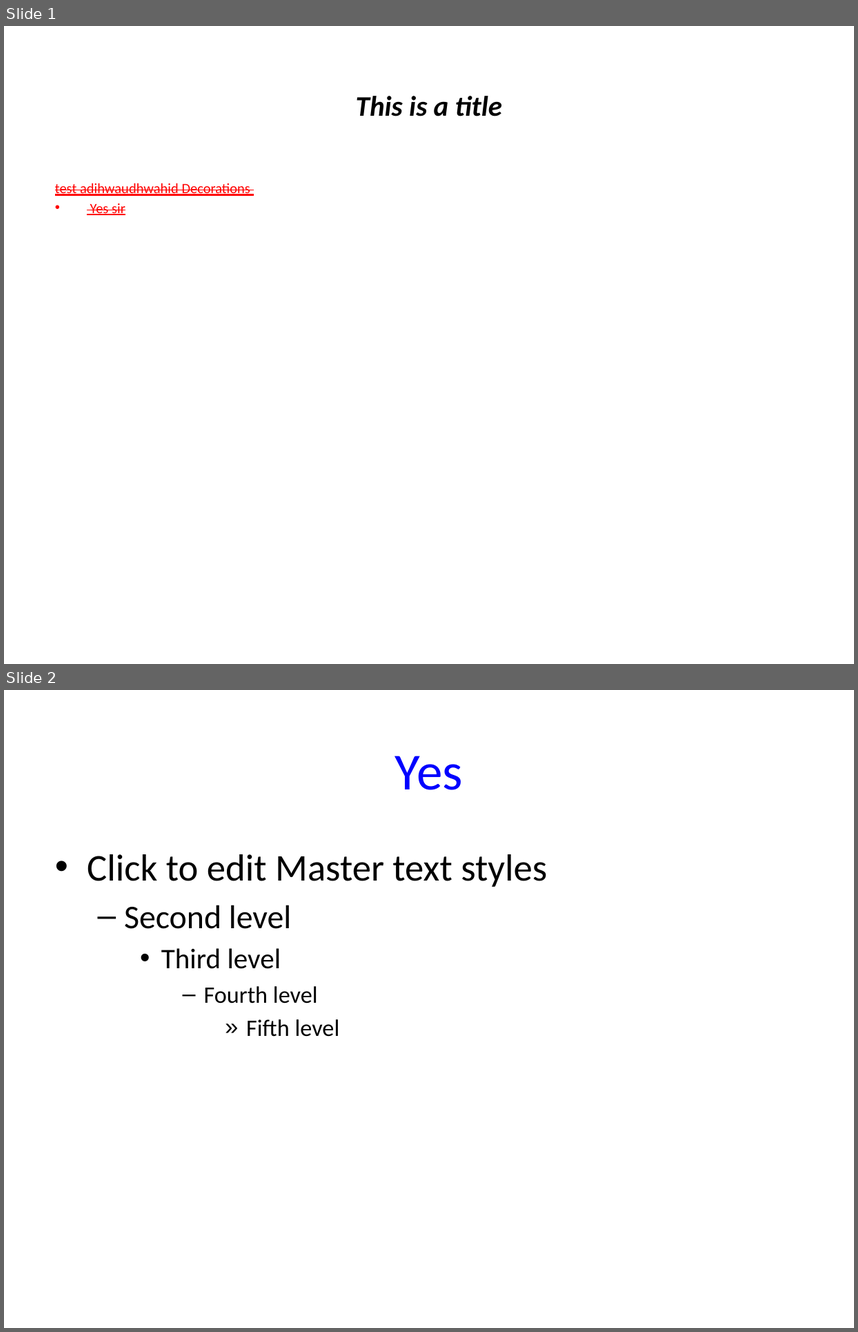
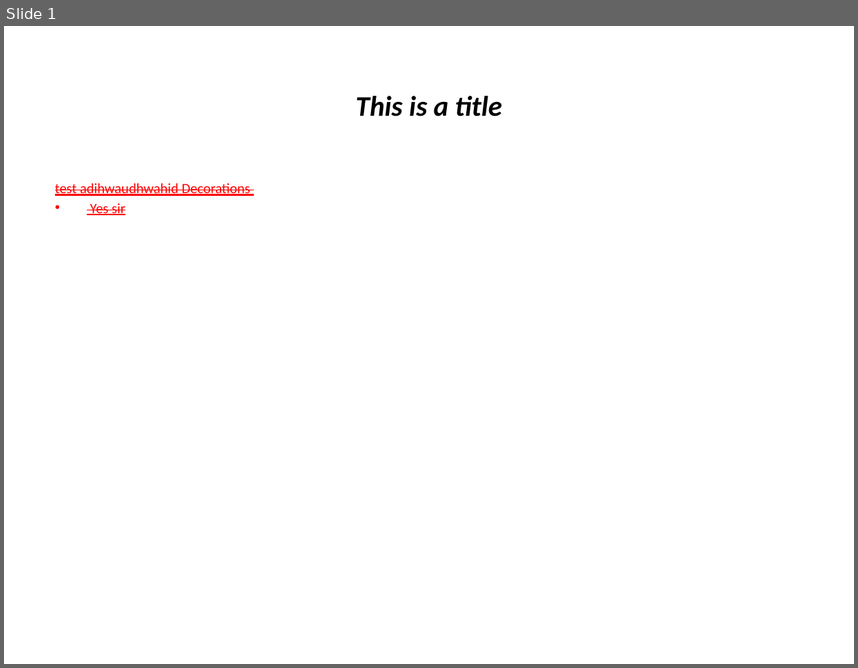
Before and after one commit to monstrotac/JsonConverterProject, a slide deck: JsonConverter/src/main/resources/OutputFolder/test.pptx. Shown one above the other, each under a label of ours: slides 1 and 2 before the commit, slide 1 after it. The pictures are 858x1332 and 858x668 pixels, drawn with LibreOffice and Linux fonts; fonts in the diff are those of the drawing; background and template pictures are left out. Boxes give left, top, right and bottom in pixels: in the first picture for what was removed or moved away, otherwise in the second. Text is boxed around its words. In the diff, an @@ line names an element or a change of style, - is before the commit and + after.

```diff
--- a/JsonConverter/src/main/resources/OutputFolder/test.pptx
+++ b/JsonConverter/src/main/resources/OutputFolder/test.pptx
@@ slide 2 removed at (4, 690, 854, 1328), background #FFFFFF @@
@@ title removed at (395, 756, 463, 790) @@
-Yes
@@ text removed at (87, 854, 547, 1036) @@
-• Click to edit Master text styles
-  – Second level
-    • Third level
-      – Fourth level
-        » Fifth level
```
Also in this commit, not shown: 1 slide added, 6 other files.
